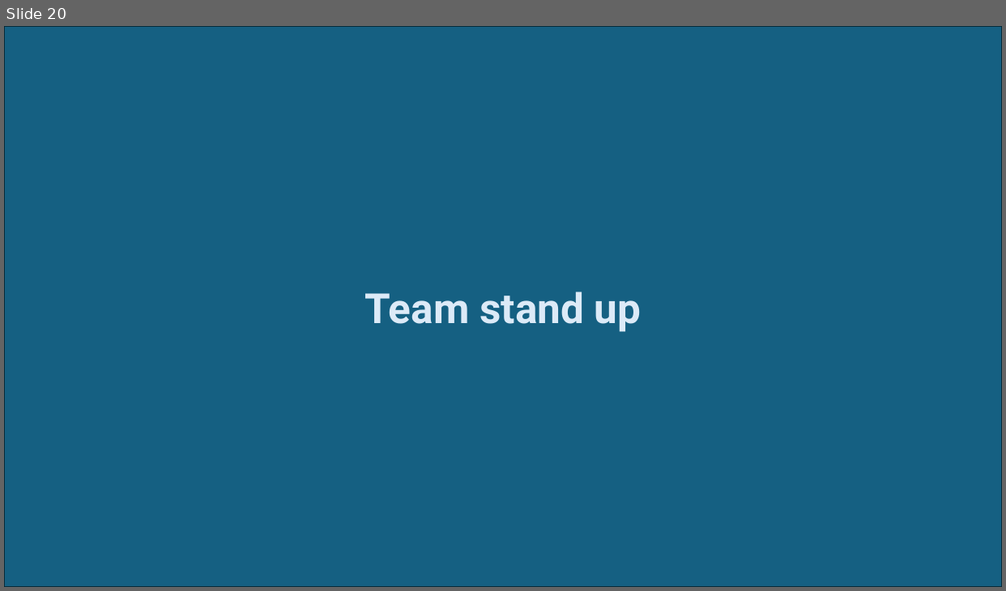
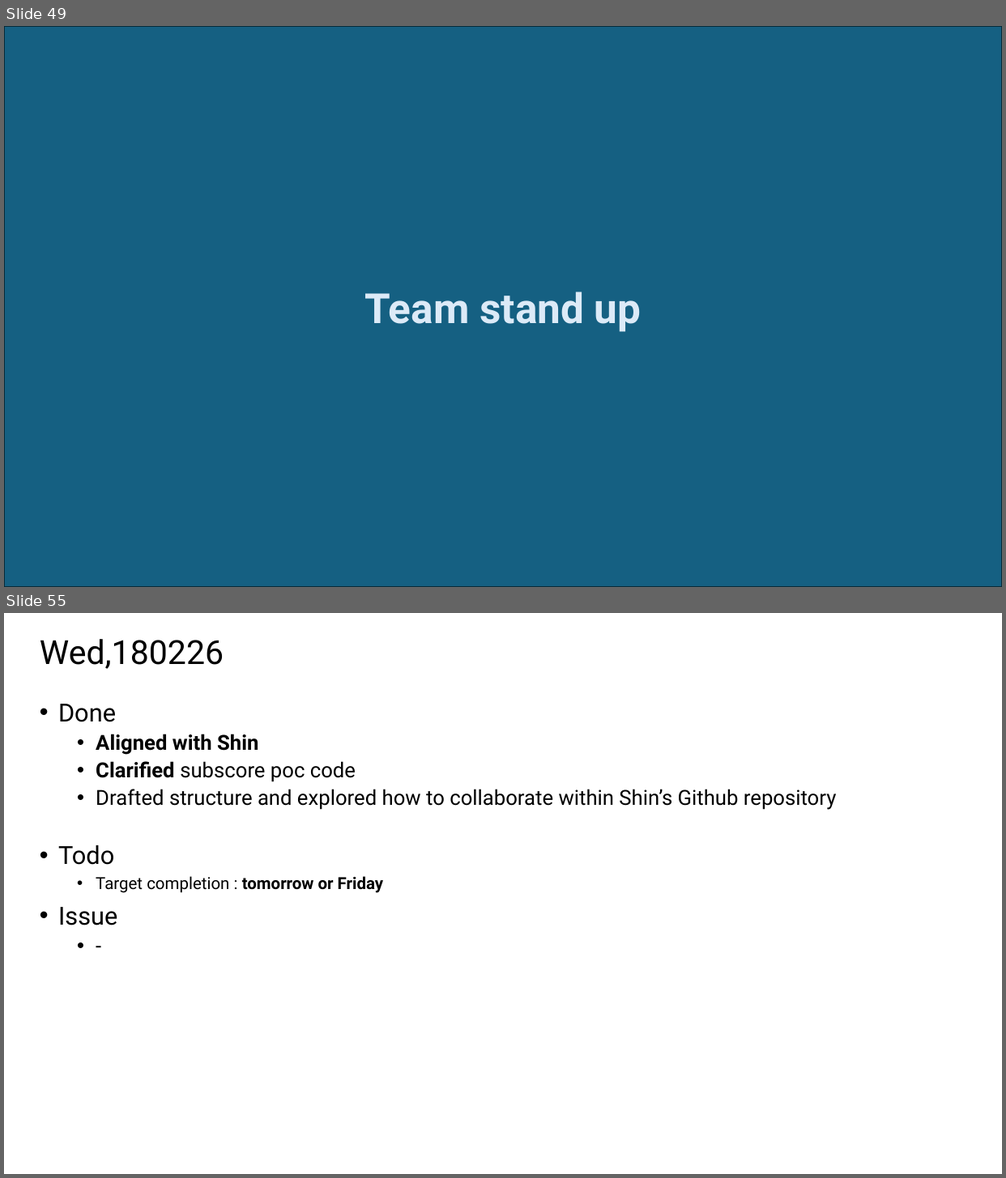
Before and after one commit to TunKedsaro/Hyde, a slide deck: logs/Ghostdeck.pptx. Shown one above the other, each under a label of ours: slide 20 before the commit, slides 49 and 55 after it; the slides between them are not shown. The pictures are 1006x591 and 1006x1178 pixels, drawn with LibreOffice and Linux fonts; fonts in the diff are those of the drawing. Boxes give left, top, right and bottom in pixels: in the first picture for what was removed or moved away, otherwise in the second. Text is boxed around its words. In the diff, an @@ line names an element or a change of style, - is before the commit and + after.

```diff
--- a/logs/Ghostdeck.pptx
+++ b/logs/Ghostdeck.pptx
@@ slide 55 added at [4, 613, 1002, 1174], background #FFFFFF @@
@@ title added at [40, 639, 224, 669], 32 pt, text #000000 @@
+Wed,180226
@@ text added at [58, 704, 837, 926], 20 pt, text #000000 @@
+• Done
+  • Aligned with Shin
+  • Clarified subscore poc code
+  • Drafted structure and explored how to collaborate within Shin’s Github repository
+• Todo
+  • Target completion : tomorrow or Friday
+• Issue
+  • -
@@ what was slide 20 is now slide 49 @@
```
Also in this commit, not shown: 1 slide changed, 34 other slides added, 6 other files.
